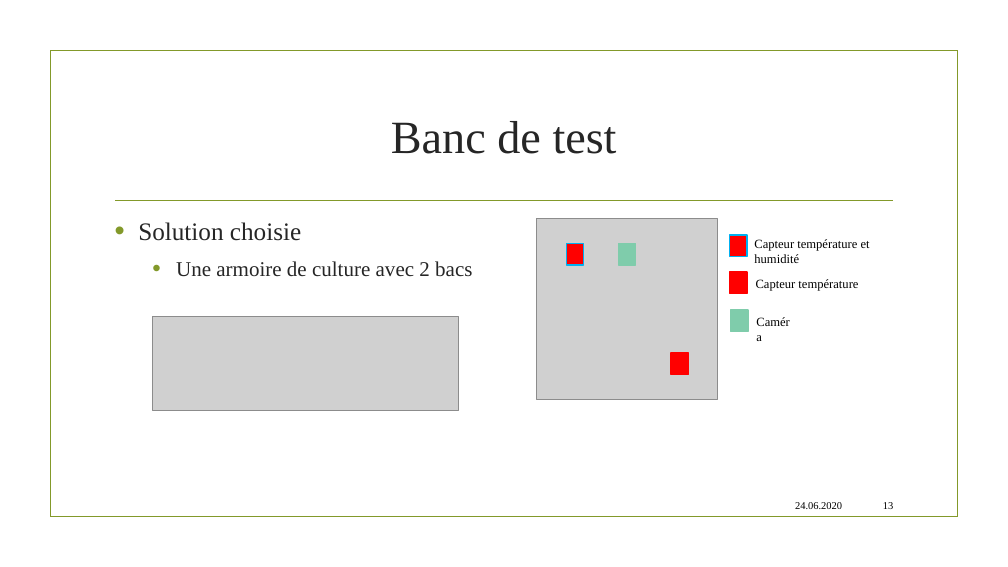
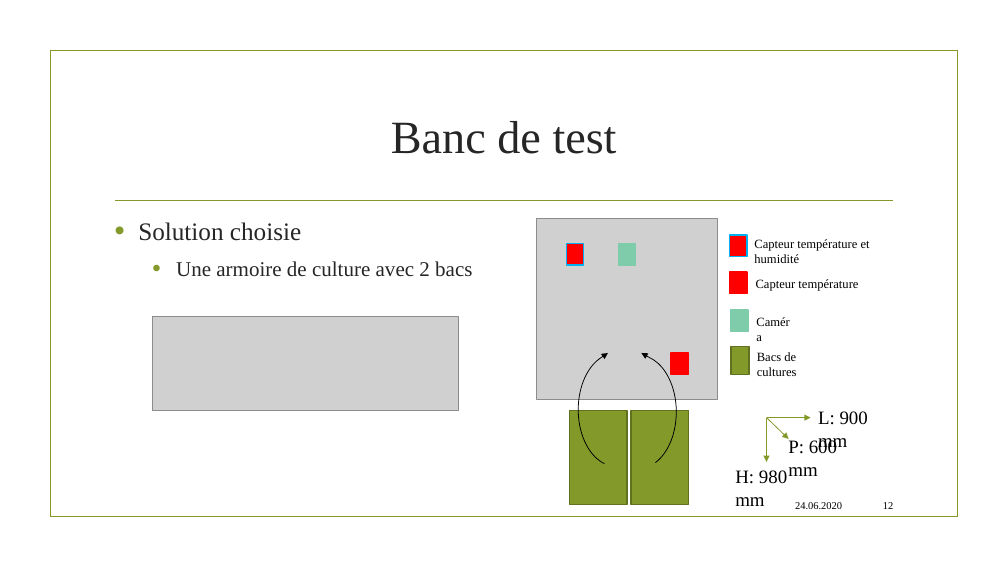
Before and after one commit to Keereslame/TD, a slide deck: slide 12 of Rapport/Présentation intermédiaire.pptx (slide 13 before the commit). Drawn at 1008x567 pixels with LibreOffice and Linux fonts; fonts in the diff are those of the drawing; grey boxes stand for pictures; background and template pictures are left out. Boxes give left, top, right and bottom in pixels: in the first picture for what was removed or moved away, otherwise in the second. Text is boxed around its words. In the diff, an @@ line names an element or a change of style, - is before the commit and + after.

```diff
--- a/Rapport/Présentation intermédiaire.pptx
+++ b/Rapport/Présentation intermédiaire.pptx
@@ arc (boxed as its full ellipse) added at [578, 353, 654, 467], outline #000000 0.75 pt @@
@@ arrow added from (599, 359) to (608, 353), #000000 0.75 pt @@
@@ arc (boxed as its full ellipse) added at [601, 355, 677, 469], outline #000000 0.75 pt @@
@@ arrow added from (650, 358) to (641, 353), #000000 0.75 pt @@
@@ rectangle added at [731, 346, 749, 374], fill #83992A, outline #61711F 1.25 pt @@
@@ text added at [757, 352, 797, 376], 12 pt, text #000000 @@
+Bacs de cultures
@@ rectangle added at [569, 411, 627, 504], fill #83992A, outline #61711F 1.25 pt @@
@@ rectangle added at [631, 411, 689, 504], fill #83992A, outline #61711F 1.25 pt @@
@@ arrow added from (767, 417) to (811, 417), #83992A 0.75 pt @@
@@ arrow added from (767, 417) to (767, 462), #83992A 0.75 pt @@
@@ arrow added from (767, 417) to (789, 439), #83992A 0.75 pt @@
@@ text added at [818, 411, 868, 452], 18 pt, text #000000 @@
+L: 900 mm
@@ text added at [788, 439, 837, 476], 18 pt, text #000000 @@
+P: 600 mm
@@ text added at [735, 470, 787, 506], 18 pt, text #000000 @@
+H: 980 mm
```
Also in this commit, not shown: 9 other slides changed, 1 slide removed, 5 other files.
